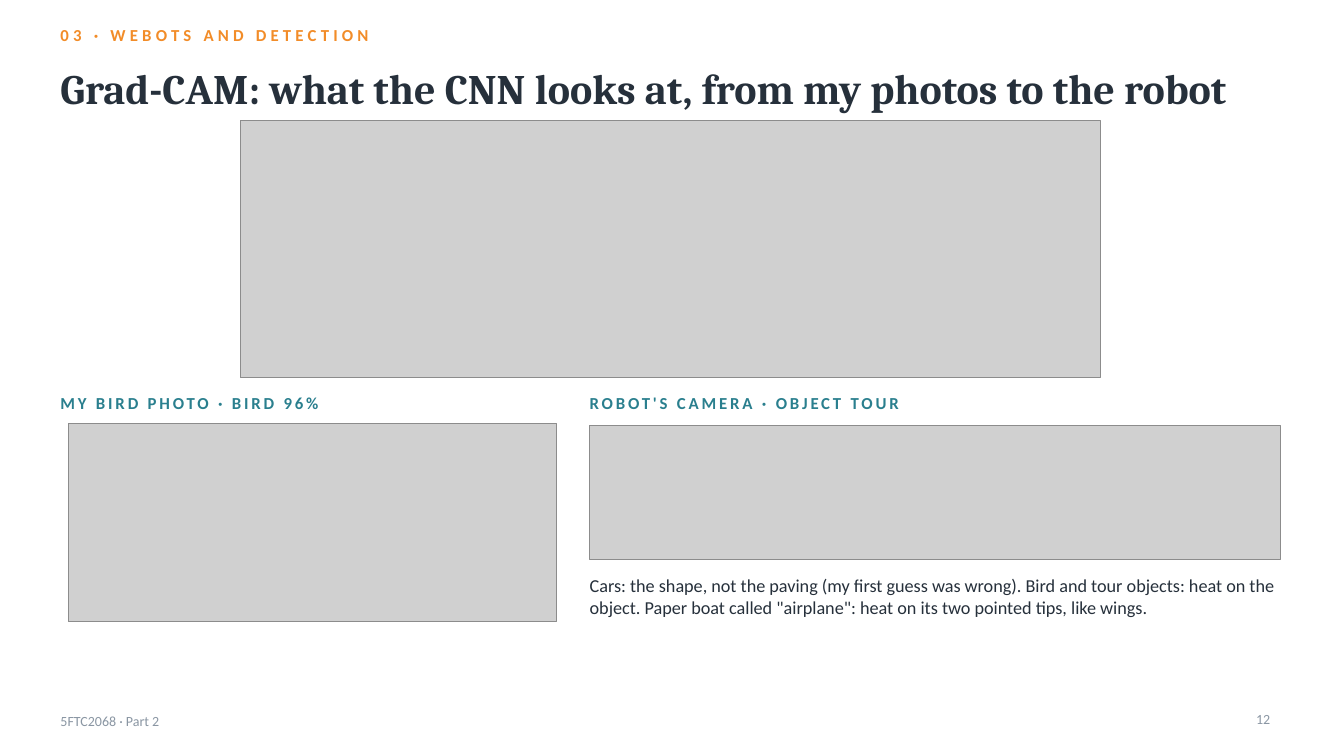
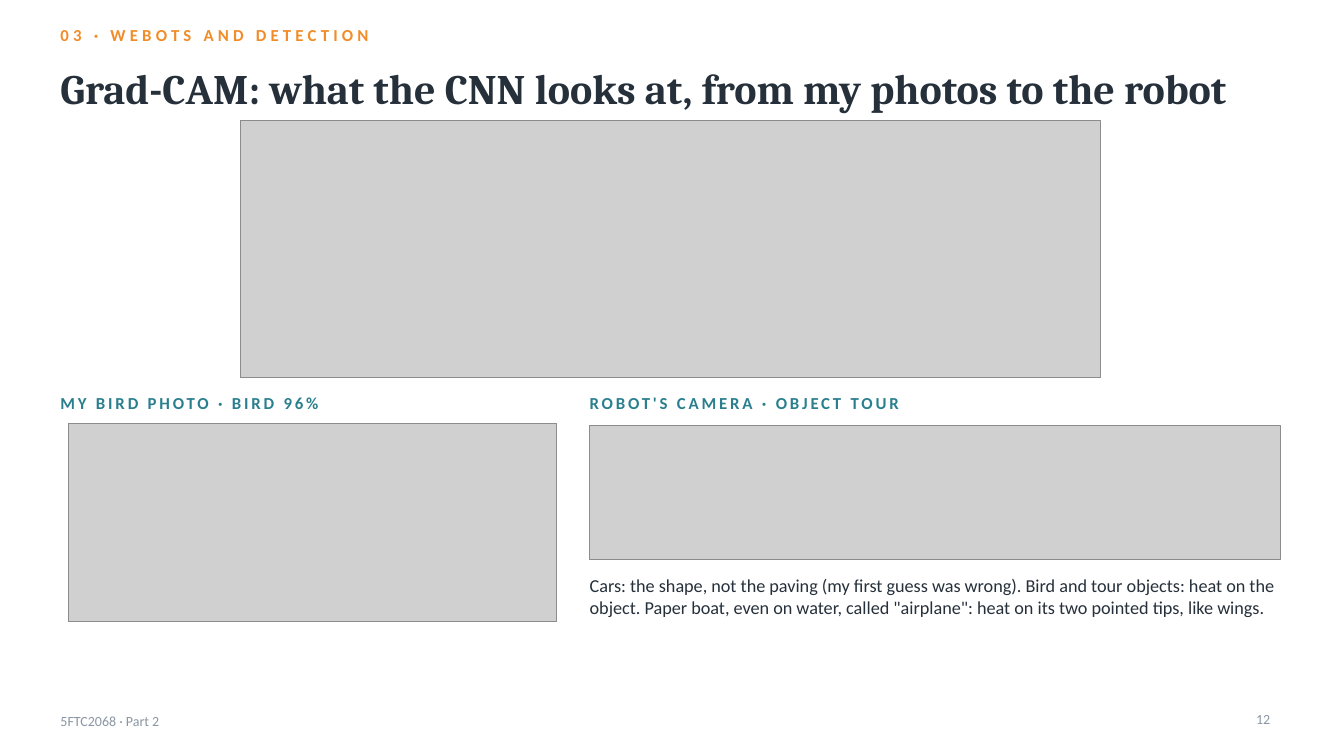
Before and after one commit to kris072008/webots-cnn-colour-detection, a slide deck: slide 12 of report/Krishna_Mahajan_106wucww_Part2_Presentation.pptx. Drawn at 1344x756 pixels with LibreOffice and Linux fonts; fonts in the diff are those of the drawing; grey boxes stand for pictures. Boxes give left, top, right and bottom in pixels: in the first picture for what was removed or moved away, otherwise in the second. Text is boxed around its words. In the diff, an @@ line names an element or a change of style, - is before the commit and + after.

Commit message:
Object tour: robot finds objects with a 360-degree lidar (GPS + IMU for its own pose), on-screen checklist, 'unsure' when views disagree, boat on water; 13 new tests; notebooks, slides and report Section 4.9 updated

```diff
--- a/report/Krishna_Mahajan_106wucww_Part2_Presentation.pptx
+++ b/report/Krishna_Mahajan_106wucww_Part2_Presentation.pptx
@@ text at [590, 579, 1274, 617]: text changed @@
-Cars: the shape, not the paving (my first guess was wrong). Bird and tour objects: heat on the object. Paper boat called "airplane": heat on its two pointed tips, like wings.
+Cars: the shape, not the paving (my first guess was wrong). Bird and tour objects: heat on the object. Paper boat, even on water, called "airplane": heat on its two pointed tips, like wings.
```
Also in this commit, not shown: 2 other slides changed, 48 other files.
